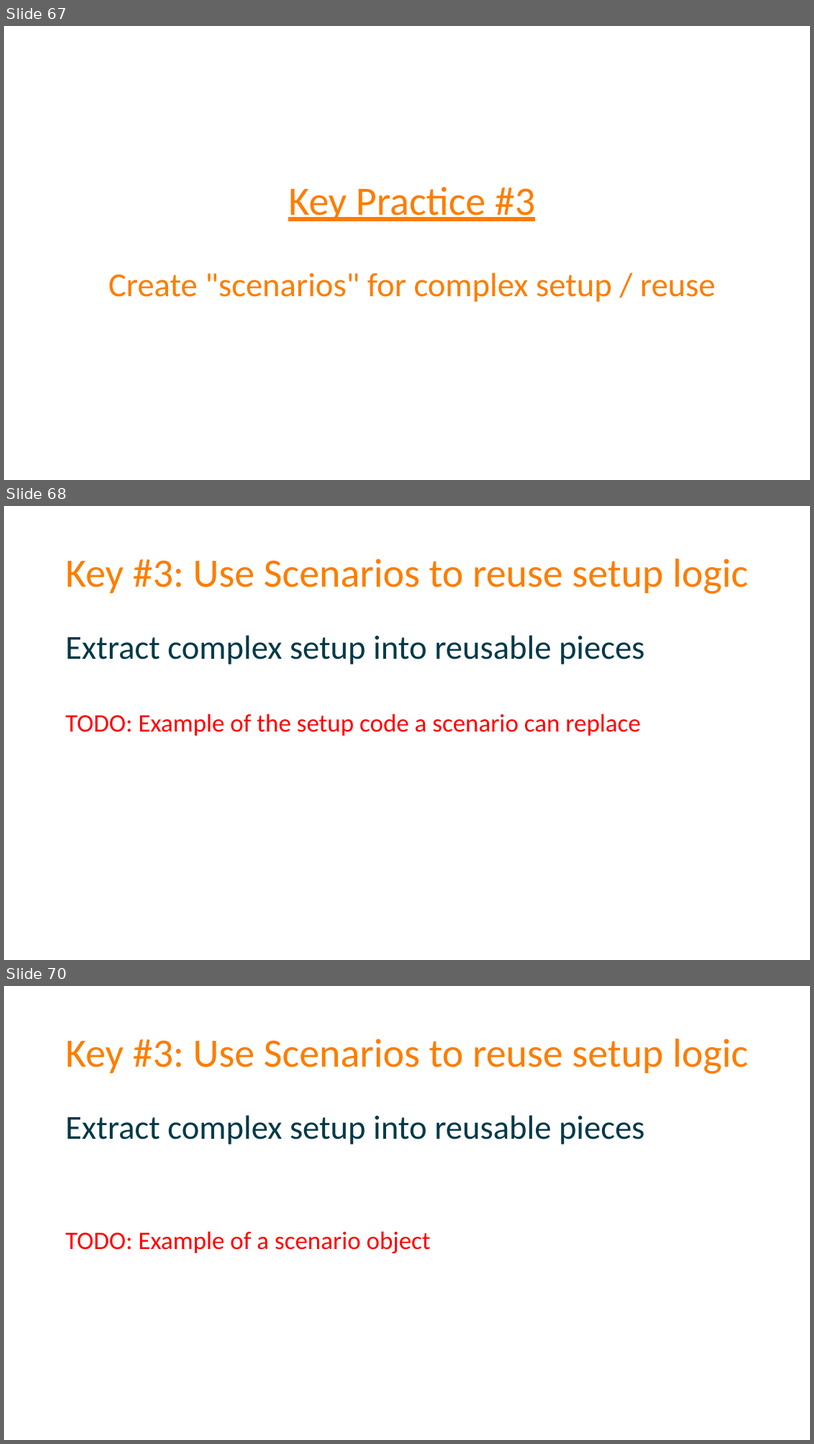
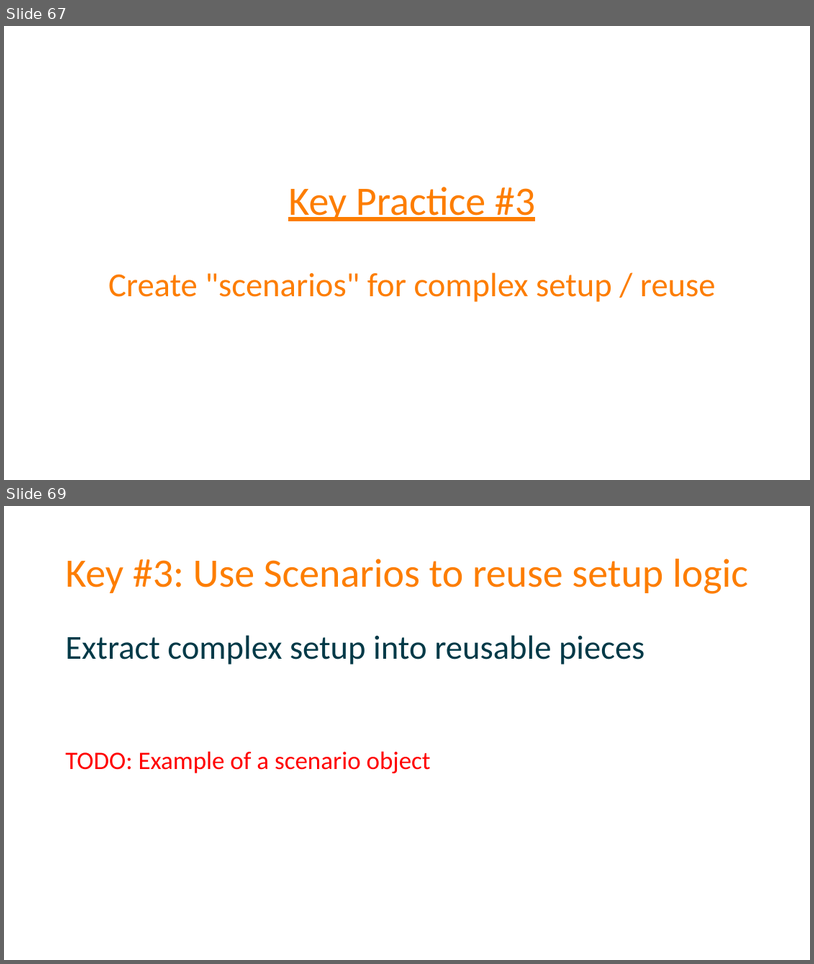
Before and after one commit to spetryjohnson/Talk-Patterns_of_Effective_Test_Setup, a slide deck: POETS - CodeMash 2017.pptx. Shown one above the other, each under a label of ours: slides 67, 68 and 70 before the commit, slides 67 and 69 after it; the slides between them are not shown. The pictures are 814x1444 and 814x964 pixels, drawn with LibreOffice and Linux fonts; fonts in the diff are those of the drawing. Boxes give left, top, right and bottom in pixels: in the first picture for what was removed or moved away, otherwise in the second. Text is boxed around its words. In the diff, an @@ line names an element or a change of style, - is before the commit and + after.

```diff
--- a/POETS - CodeMash 2017.pptx
+++ b/POETS - CodeMash 2017.pptx
@@ slide 68 removed at bbox=[4, 506, 810, 960], background #FFFFFF @@
@@ title removed at bbox=[65, 559, 748, 594] @@
-Key #3: Use Scenarios to reuse setup logic
@@ text removed at bbox=[65, 635, 645, 736] @@
-Extract complex setup into reusable pieces
-TODO: Example of the setup code a scenario can replace
@@ what was slide 70 is now slide 69 @@
```
Also in this commit, not shown: 4 slides changed, 4 other files.
